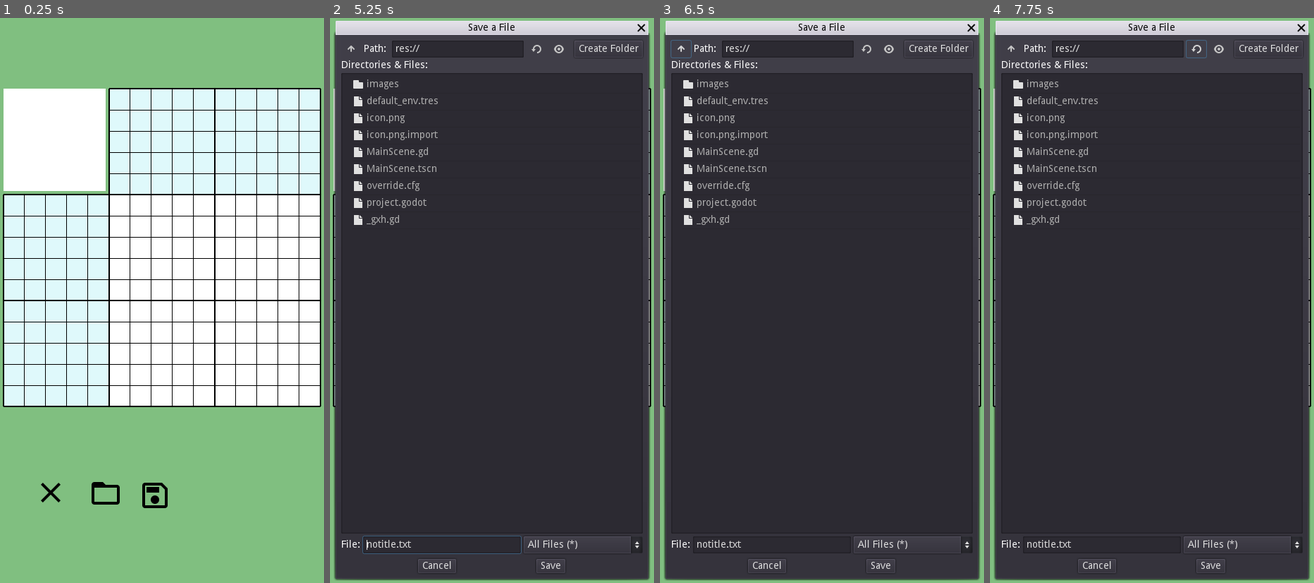
Above: before the commit, frames 1-4 (left to right).
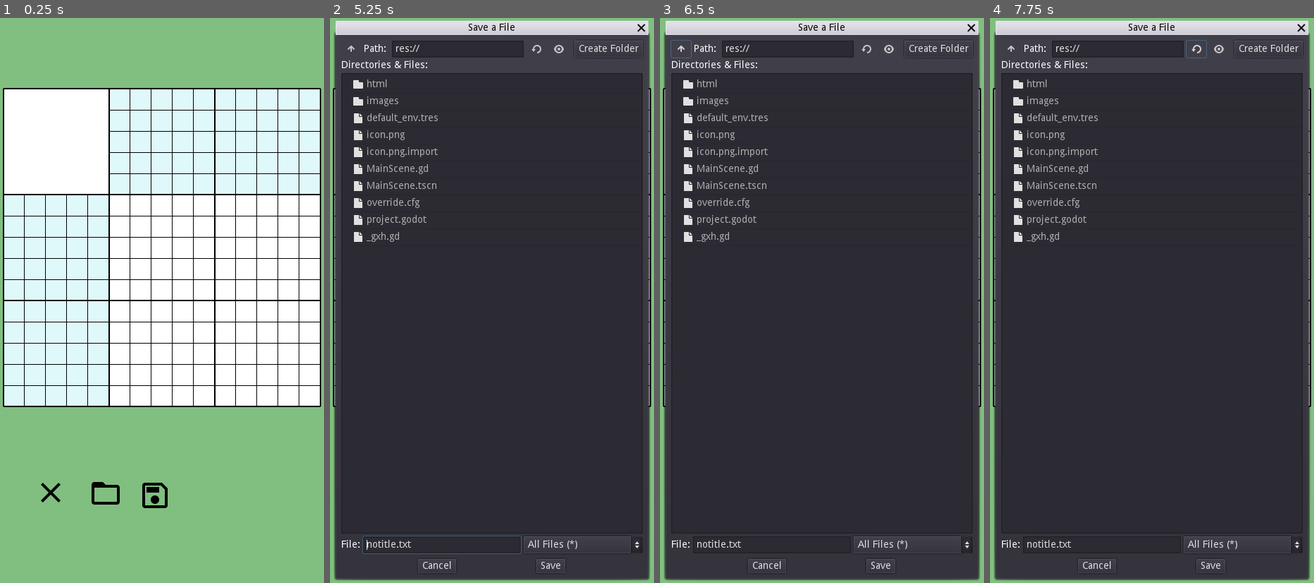
Above: after the commit, the same moments.

Repository: vivisuke/GodotNonogram
Game: Godot game, scene res://MainScene.tscn
Two runs of this game, one before a commit and one after it. Both use one fixed random seed, a clock stepped at 60 frames per second and the inputs below.
Inputs (mouse positions are in pixels of both pictures, inside the frame that each line leads up to):
- Up to frame 1 (0.25 s): no input
- Up to frame 2 (5.25 s): click (381, 492) at 0.5 s; click (436, 492) at 1.25 s; click (381, 492) at 2 s; click (436, 492) at 2.75 s; click (381, 492) at 3.5 s; click (436, 492) at 4.25 s; click (485, 492) at 5 s
- Up to frame 3 (6.5 s): click (682, 51) at 5.75 s
- Up to frame 4 (7.75 s): click (1012, 51) at 6.5 s; click (1197, 51) at 7.25 s

The runs differ from the first frame. In frame 1, 0.5% of the frame differs, in the area x 0-34%, y 12-32%; in frame 2, 1.1%, in the area x 0-34%, y 10-40%; in frame 3, 1.1%; in frame 4, 1.1%.

Commit message:
0016 ◎ C 05/18 05/19 0.001│ToDo│数値→手がかり配列計算関数：data_to_clues(data:int) -> Array

Diff:
--- a/GodotNonogram/MainScene.gd
+++ b/GodotNonogram/MainScene.gd
@@ -40,10 +40,25 @@
 	#$TileMap.set_cell(2, -3, 8+1)
 	#$TileMap.set_cell(2, -4, 9+1)
 	#$TileMap.set_cell(2, -5, 10+1)
+	var t = data_to_clues(0xd0e)
+	print(t)
 	pass
 func _draw():
 	draw_rect(Rect2(0, 0, SCREEN_WIDTH, SCREEN_HEIGHT), Color(0.5, 0.75, 0.5))
 	pass
+func data_to_clues(data : int) -> Array:
+	var lst = []
+	while data != 0:
+		var b = data & -data
+		data ^= b
+		var n = 1
+		b <<= 1
+		while (data & b) != 0:
+			data ^= b
+			b <<= 1
+			n += 1
+		lst.push_front(n)
+	return lst
 func update_clues(x0, y0):
 	# 水平方向手がかり数字
 	var lst = []
--- a/GodotNonogram/MainScene.tscn
+++ b/GodotNonogram/MainScene.tscn
@@ -227,15 +227,6 @@
 cell_size = Vector2( 30, 30 )
 format = 1
 
-[node name="ImageRect" type="ColorRect" parent="."]
-margin_left = 5.0
-margin_top = 100.0
-margin_right = 150.0
-margin_bottom = 245.0
-__meta__ = {
-"_edit_use_anchors_": false
-}
-
 [node name="ImageTileMap" type="TileMap" parent="."]
 position = Vector2( 27, 122 )
 tile_set = SubResource( 2 )
Binary file added: GodotNonogram/html/favicon.png
Not shown, added: GodotNonogram/html/favicon.png.import
Binary file added: GodotNonogram/html/index.png
Not shown, added: GodotNonogram/html/index.png.import
Binary file changed: GodotNonogram/images/board.png
Not shown, changed: GodotNonogram.spr
Not shown, added: GodotNonogram/html/index.audio.worklet.js
Not shown, added: GodotNonogram/html/index.html
Not shown, added: GodotNonogram/html/index.js
Not shown, added: GodotNonogram/html/index.pck
